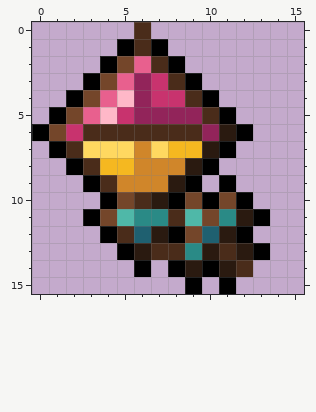
One commit to this pixel-art file: aseprite-source/catfish/art22/out/cf-pet-kite_tail_lure.aseprite. The picture above is the old version.
16x16 pixels, 1 frame.
And afterwards:
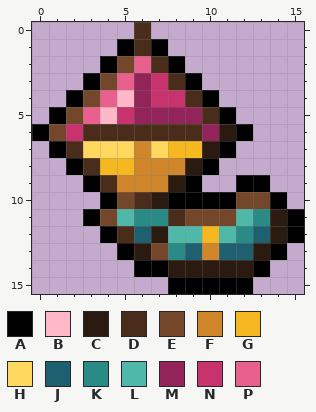
Palette (. is transparent): A #000000  B #ffb8c8  C #2a1a10  D #4a2c1a  E #74462a  F #d0862a  G #f5b820  H #ffd860  J #1f6070  K #2a8a86  L #4fb8a8  M #92245a  N #c8336e  P #e8608e
The author wrote: Cat Fish pet shops: SA front, work in progress
Changes in this commit:
Colour A is added in row 9 at x 12 to 13; in row 10 at x 14; in rows 11 to 12 at x 15; in row 13 at x 14; in row 14 at x 7 and 13; in row 15 at x 8, 10 and 12.
Colour A replaces colour E in row 10 at x 9 and 11.
Colour C is added in rows 11 to 12 at x 14.
Colour C replaces colour A in row 13 at x 13; in row 14 at x 8 and 10.
Colour C replaces colour D in row 14 at x 12.
Colour E is added in row 10 at x 13.
Colour E replaces colour A in row 10 at x 12.
Colour E replaces colour D in row 13 at x 7.
Colour E replaces colour K in row 11 at x 11.
Colour E replaces colour L in row 11 at x 9.
Colour F replaces colour C in row 13 at x 10.
Colour G replaces colour J in row 12 at x 10.
Colour J is added in row 12 at x 13.
Colour J replaces colour C in row 13 at x 12.
Colour J replaces colour D in row 13 at x 11.
Colour J replaces colour K in row 13 at x 9.
Colour K replaces colour A in row 11 at x 13; in row 12 at x 12.
Colour K replaces colour D in row 13 at x 8.
Colour L replaces colour A in row 12 at x 8.
Colour L replaces colour C in row 11 at x 12; in row 12 at x 11.
Colour L replaces colour E in row 12 at x 9.
The edit erases colour A in row 9 at x 11.
Where, in picture pixels (left, top, right, bottom), the same in both pictures:
changed: (151, 175, 304, 294)
